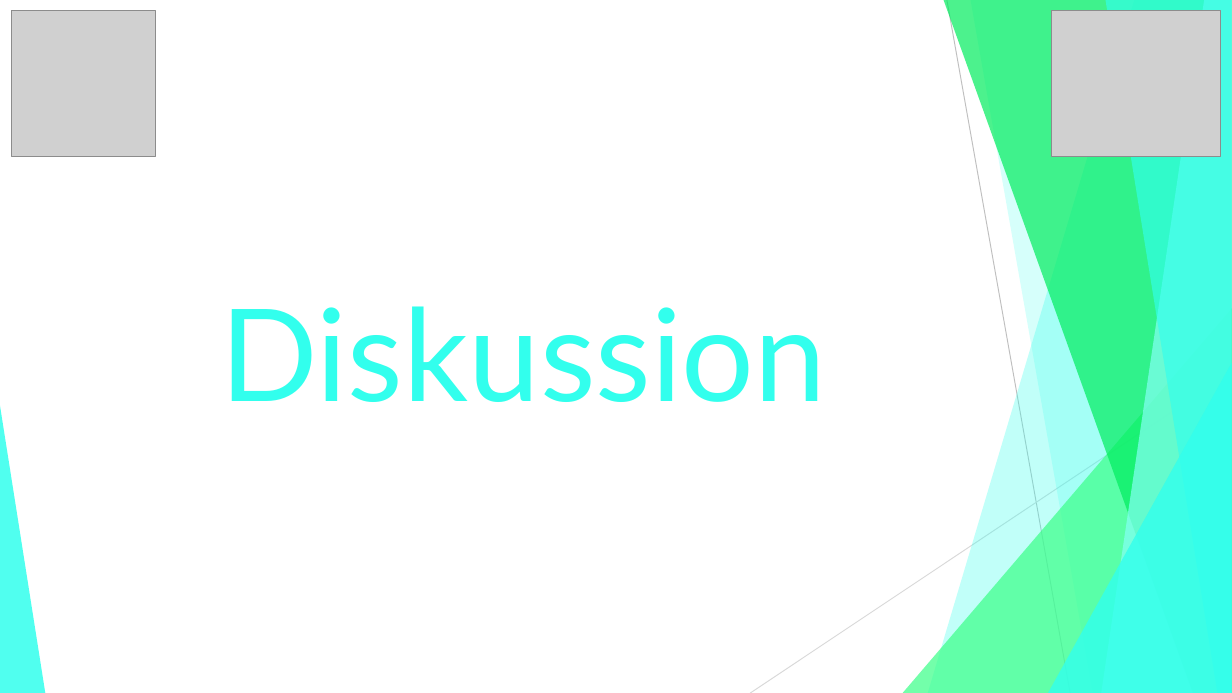
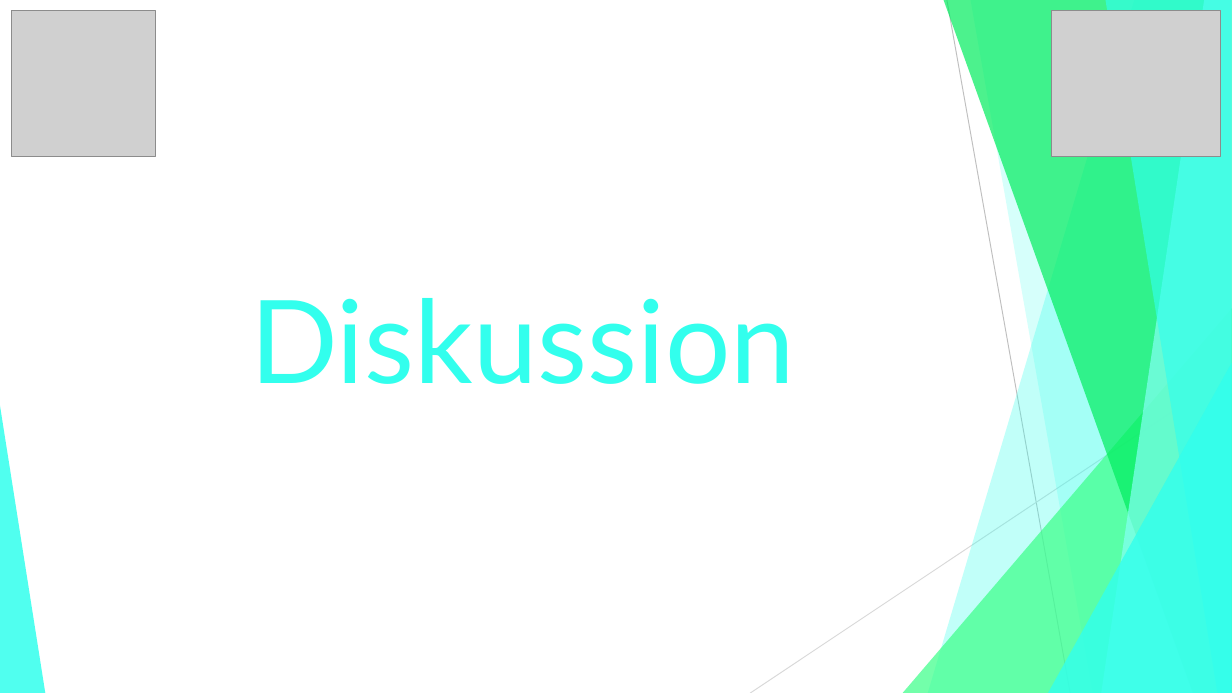
Before and after one commit to jGrochla/PocketCoach, a slide deck: slide 14 of PocketCoachExcel-PDF/PowerPoints/PocketCoach.pptx (slide 13 before the commit). Drawn at 1232x693 pixels with LibreOffice and Linux fonts; fonts in the diff are those of the drawing; grey boxes stand for pictures. Boxes give left, top, right and bottom in pixels: in the first picture for what was removed or moved away, otherwise in the second. Text is boxed around its words. In the diff, an @@ line names an element or a change of style, - is before the commit and + after.

```diff
--- a/PocketCoachExcel-PDF/PowerPoints/PocketCoach.pptx
+++ b/PocketCoachExcel-PDF/PowerPoints/PocketCoach.pptx
@@ title "Diskussion" at box(250, 298, 795, 384): size 100 to 90 pt @@
```
Also in this commit, not shown: 1 other slide changed, 1 slide added, 1 other file.
